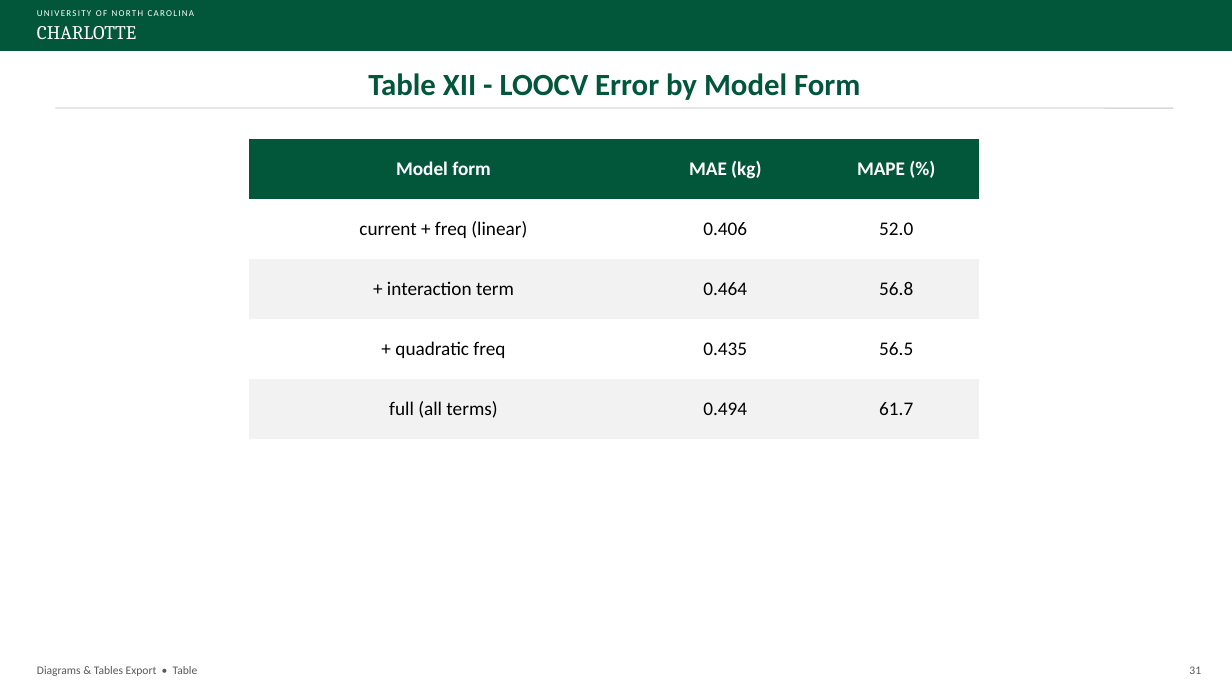
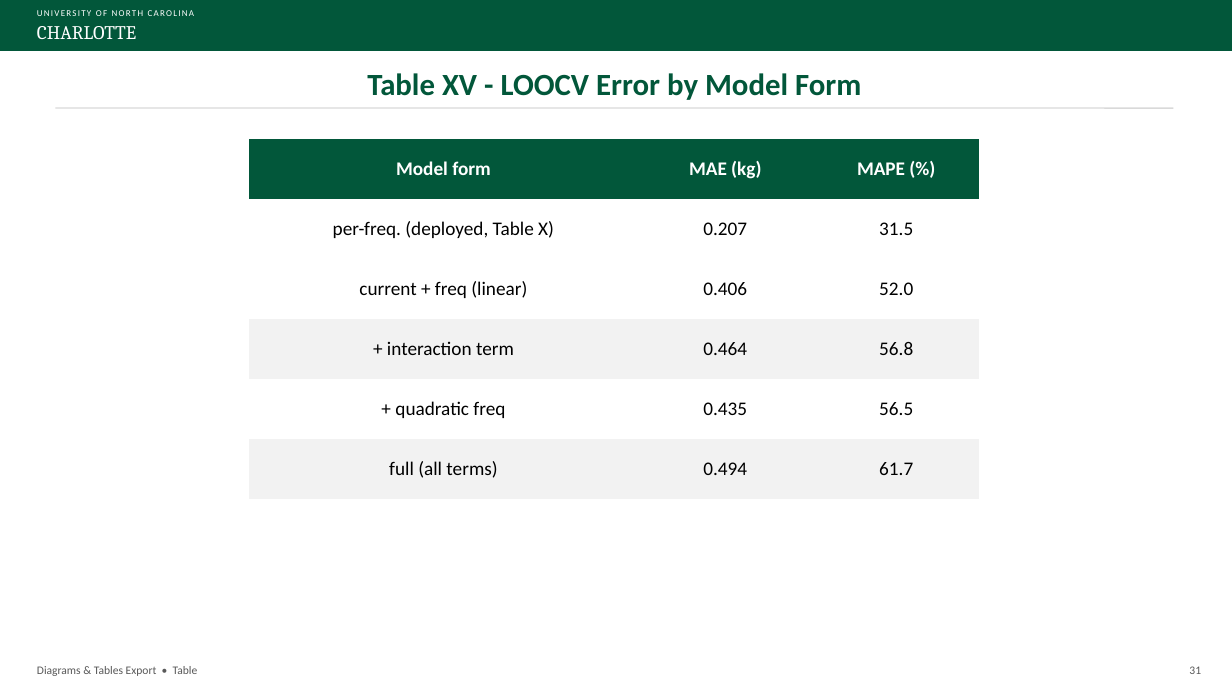
Before and after one commit to David-4529/Capstone, a slide deck: slide 31 of docs/paper/Sensorless_Load_Estimation_Diagrams_Tables_Export_Rev13.pptx. Drawn at 1232x693 pixels with LibreOffice and Linux fonts; fonts in the diff are those of the drawing. Boxes give left, top, right and bottom in pixels: in the first picture for what was removed or moved away, otherwise in the second. Text is boxed around its words. In the diff, an @@ line names an element or a change of style, - is before the commit and + after.

```diff
--- a/docs/paper/Sensorless_Load_Estimation_Diagrams_Tables_Export_Rev13.pptx
+++ b/docs/paper/Sensorless_Load_Estimation_Diagrams_Tables_Export_Rev13.pptx
@@ text at (x1=367, y1=73, x2=861, y2=100): text changed @@
-Table XII - LOOCV Error by Model Form
+Table XV - LOOCV Error by Model Form
@@ table at (x1=250, y1=139, x2=980, y2=482) @@
+row 2: per-freq. (deployed, Table X) | 0.207 | 31.5
```
Also in this commit, not shown: 4 other slides changed.
